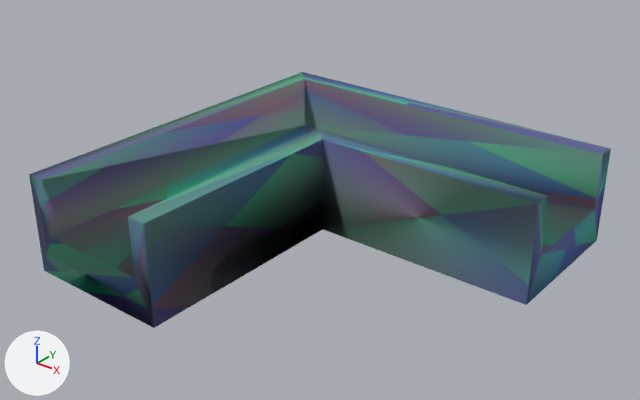
Renders of the OBJ model resources/shape-11.obj from each side of a commit.
Before and after are seen from a 50 mm lens placed at (0.947, -1.16, 0.657), pointed at (0.172, -0.192, 0.057). Lighting does not change. The marker at lower left points along +X, +Y and +Z. Where no turn or scale is listed for an object, it has been applied to the vertices.

Before the edit, the objects in view are built like this:
```python
ob_shape_11 = bpy.data.objects.new('shape-11', me_shape_11)
ob_shape_11.location = (0.0, 0.0, 0.0)
```
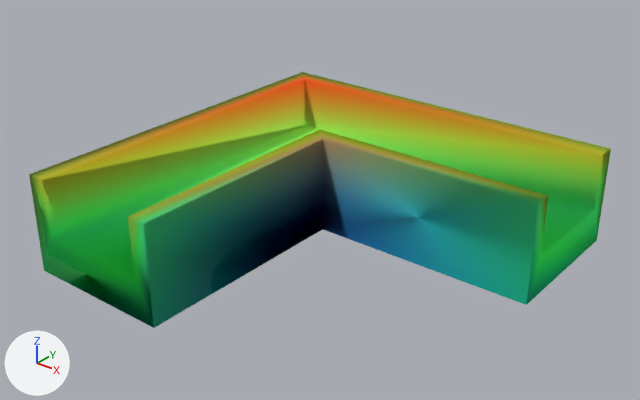
What changed in the scene script:
```text
Add img_shape_11_tex_png:
    img_shape_11_tex_png = load_image('shape-11_tex.png', 'shape-11_tex.png', 1024, 1024, 'sRGB')
Change mat_material_1:
    mat_material_1.texture: img_shape_null_tex_png -> img_shape_11_tex_png
Change mat_material_2:
    mat_material_2.texture: img_shape_null_tex_png -> img_shape_11_tex_png
Change mat_material_3:
    mat_material_3.texture: img_shape_null_tex_png -> img_shape_11_tex_png
Change mat_material_4:
    mat_material_4.texture: img_shape_null_tex_png -> img_shape_11_tex_png
Change mat_material_5:
    mat_material_5.texture: img_shape_null_tex_png -> img_shape_11_tex_png
Change mat_material_6:
    mat_material_6.texture: img_shape_null_tex_png -> img_shape_11_tex_png
Change mat_material_7:
    mat_material_7.texture: img_shape_null_tex_png -> img_shape_11_tex_png
Change mat_material_8:
    mat_material_8.texture: img_shape_null_tex_png -> img_shape_11_tex_png
Change mat_material_9:
    mat_material_9.texture: img_shape_null_tex_png -> img_shape_11_tex_png
Change mat_material_10:
    mat_material_10.texture: img_shape_null_tex_png -> img_shape_11_tex_png
Change mat_material_11:
    mat_material_11.texture: img_shape_null_tex_png -> img_shape_11_tex_png
Change mat_material_12:
    mat_material_12.texture: img_shape_null_tex_png -> img_shape_11_tex_png
Change mat_material_13:
    mat_material_13.texture: img_shape_null_tex_png -> img_shape_11_tex_png
Change mat_material_15:
    mat_material_15.texture: img_shape_null_tex_png -> img_shape_11_tex_png
```

What differs and where, as boxes (x1, y1, x2, y2) in the pictures (640 x 400 px):
'shape-11', surface changed: (29, 72, 611, 328) in both
